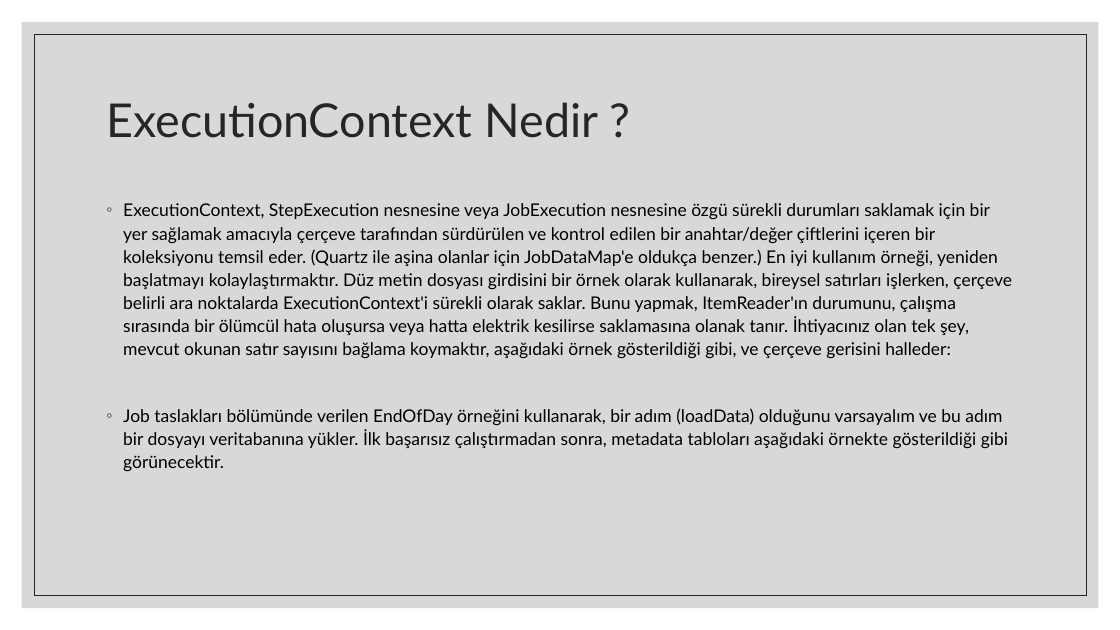
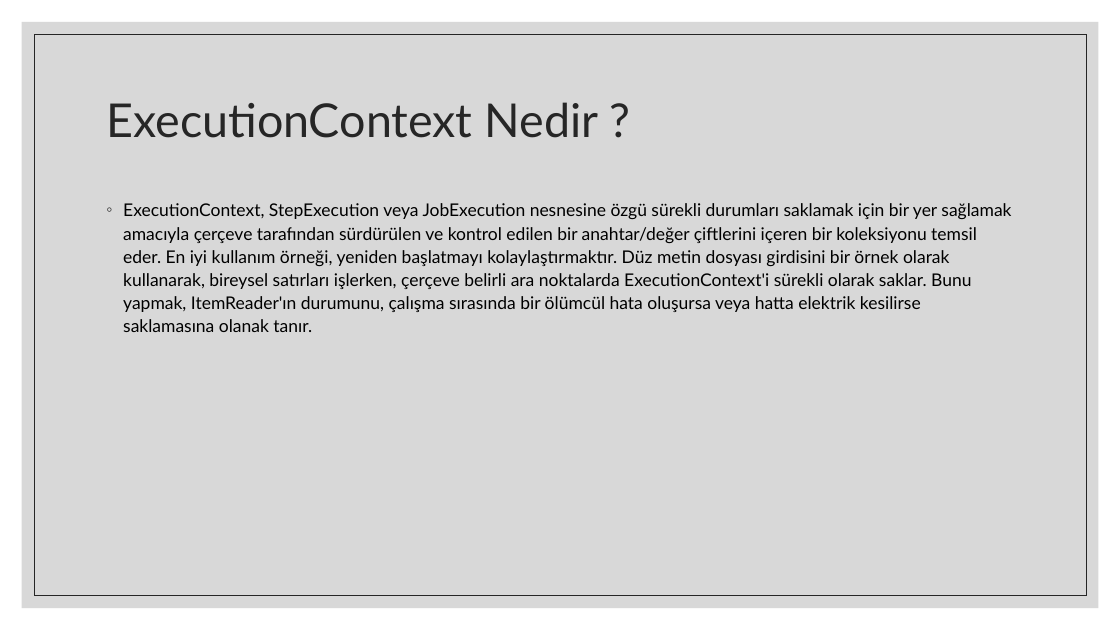
Before and after one commit to yusufemirhanarslan/PythonExercise, a slide deck: slide 12 of SpringBatch.pptx. Drawn at 1120x630 pixels with LibreOffice and Linux fonts; fonts in the diff are those of the drawing. Boxes give left, top, right and bottom in pixels: in the first picture for what was removed or moved away, otherwise in the second. Text is boxed around its words. In the diff, an @@ line names an element or a change of style, - is before the commit and + after.

```diff
--- a/SpringBatch.pptx
+++ b/SpringBatch.pptx
@@ text at [123,203,1011,332]: text changed @@
-◦ ExecutionContext, StepExecution nesnesine veya JobExecution nesnesine özgü sürekli durumları saklamak için bir yer sağlamak amacıyla çerçeve tarafından sürdürülen ve kontrol edilen bir anahtar/değer çiftlerini içeren bir koleksiyonu temsil eder. (Quartz ile aşina olanlar için JobDataMap'e oldukça benzer.) En iyi kullanım örneği, yeniden başlatmayı kolaylaştırmaktır. Düz metin dosyası girdisini bir örnek olarak kullanarak, bireysel satırları işlerken, çerçeve belirli ara noktalarda ExecutionContext'i sürekli olarak saklar. Bunu yapmak, ItemReader'ın durumunu, çalışma sırasında bir ölümcül hata oluşursa veya hatta elektrik kesilirse saklamasına olanak tanır. İhtiyacınız olan tek şey, mevcut okunan satır sayısını bağlama koymaktır, aşağıdaki örnek gösterildiği gibi, ve çerçeve gerisini halleder:
-◦ Job taslakları bölümünde verilen EndOfDay örneğini kullanarak, bir adım (loadData) olduğunu varsayalım ve bu adım bir dosyayı veritabanına yükler. İlk başarısız çalıştırmadan sonra, metadata tabloları aşağıdaki örnekte gösterildiği gibi görünecektir.
+◦ ExecutionContext, StepExecution veya JobExecution nesnesine özgü sürekli durumları saklamak için bir yer sağlamak amacıyla çerçeve tarafından sürdürülen ve kontrol edilen bir anahtar/değer çiftlerini içeren bir koleksiyonu temsil eder. En iyi kullanım örneği, yeniden başlatmayı kolaylaştırmaktır. Düz metin dosyası girdisini bir örnek olarak kullanarak, bireysel satırları işlerken, çerçeve belirli ara noktalarda ExecutionContext'i sürekli olarak saklar. Bunu yapmak, ItemReader'ın durumunu, çalışma sırasında bir ölümcül hata oluşursa veya hatta elektrik kesilirse saklamasına olanak tanır.
```
Also in this commit, not shown: 9 other slides changed, 3 slides added, 2 slides removed.
